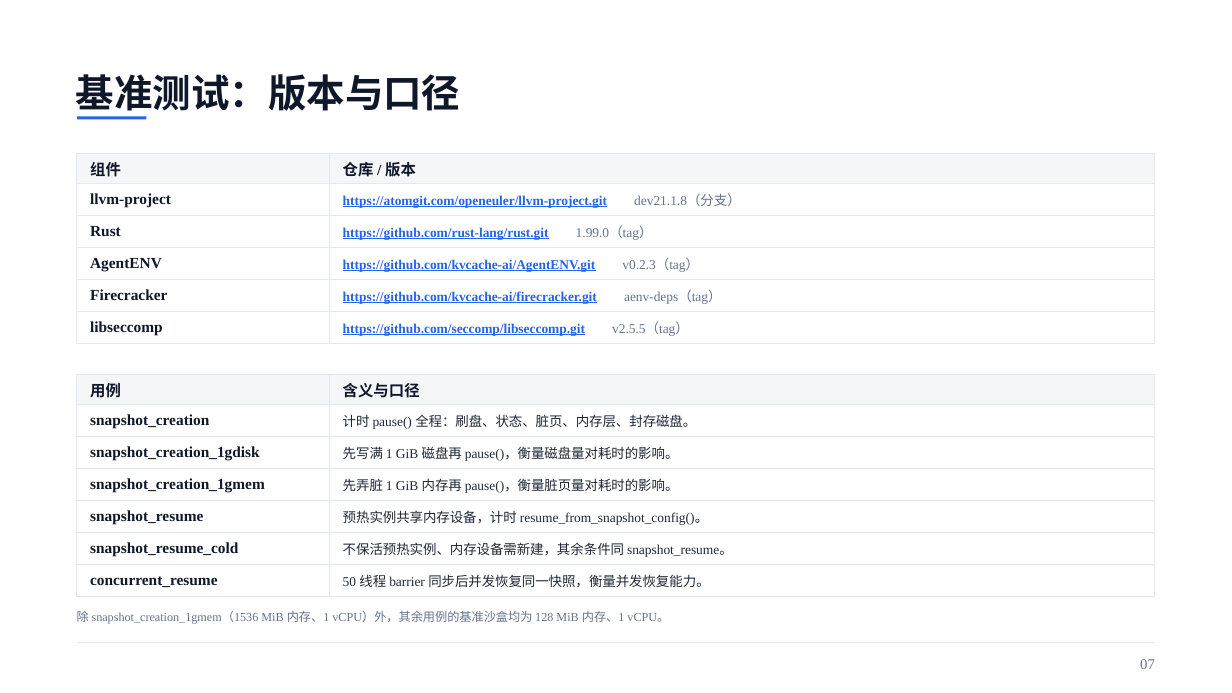
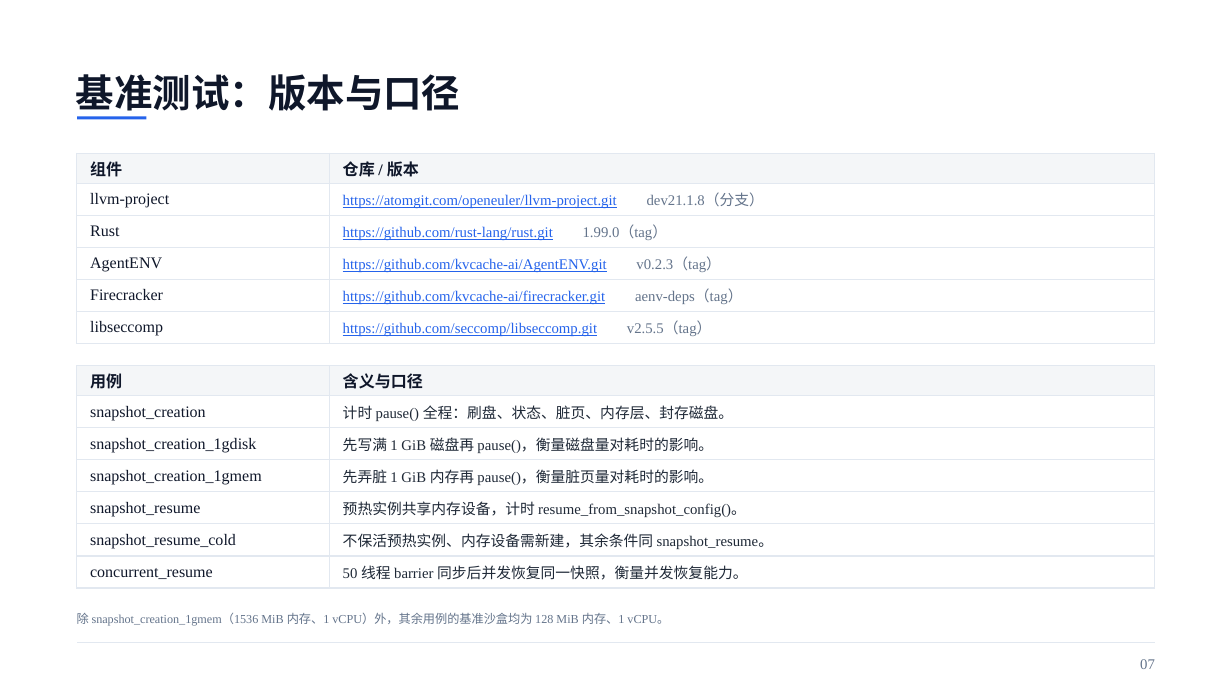
Before and after one commit to liushiqin-647/aenv, a slide deck: slide 7 of agentenv_20261102_polished.pptx. Drawn at 1232x693 pixels with LibreOffice and Linux fonts; fonts in the diff are those of the drawing. Boxes give left, top, right and bottom in pixels: in the first picture for what was removed or moved away, otherwise in the second. Text is boxed around its words. In the diff, an @@ line names an element or a change of style, - is before the commit and + after.

```diff
--- a/agentenv_20261102_polished.pptx
+++ b/agentenv_20261102_polished.pptx
@@ table at box(77, 153, 1155, 486) @@
@@ size 12 to 12.5 pt in "组件", "仓库 / 版本", "llvm-project", "Rust" and 3 more places @@
@@ bold off in "llvm-project", "https://atomgit.com/openeuler/llvm-project.git", "Rust", "https://github.com/rust-lang/rust.git" and 6 more places @@
@@ size 10.5 to 11.5 pt in "https://atomgit.com/openeuler/llvm-project.git dev21.1.8（分支）", "https://github.com/rust-lang/rust.git 1.99.0（tag）", "https://github.com/kvcache-ai/AgentENV.git v0.2.3（tag）", "https://github.com/kvcache-ai/firecracker.git aenv-deps（tag）" and 1 more places @@
@@ table at box(77, 366, 1155, 604) @@
@@ size 12 to 12.5 pt in "用例", "含义与口径", "snapshot_creation", "snapshot_creation_1gdisk" and 4 more places @@
@@ bold off in "snapshot_creation", "snapshot_creation_1gdisk", "snapshot_creation_1gmem", "snapshot_resume" and 2 more places @@
@@ size 10.5 to 11.5 pt in "计时 pause() 全程：刷盘、状态、脏页、内存层、封存磁盘。", "先写满 1 GiB 磁盘再 pause()，衡量磁盘量对耗时的影响。", "先弄脏 1 GiB 内存再 pause()，衡量脏页量对耗时的影响。", "预热实例共享内存设备，计时 resume_from_snapshot_config()。" and 2 more places @@
@@ table: place and size @@
-table at box(77, 375, 1155, 614)
+table at box(77, 366, 1155, 604)
```
Also in this commit, not shown: 13 other slides changed.
